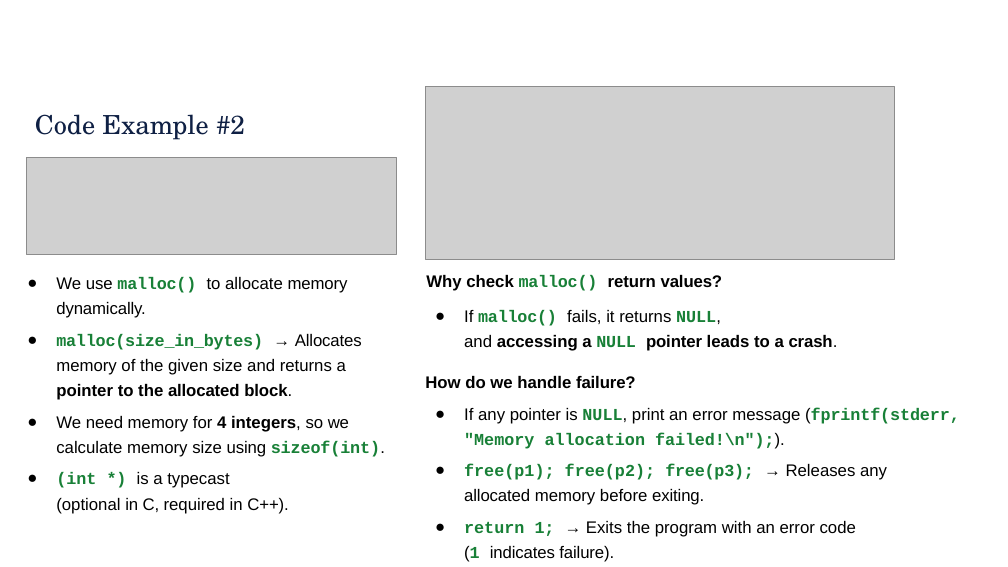
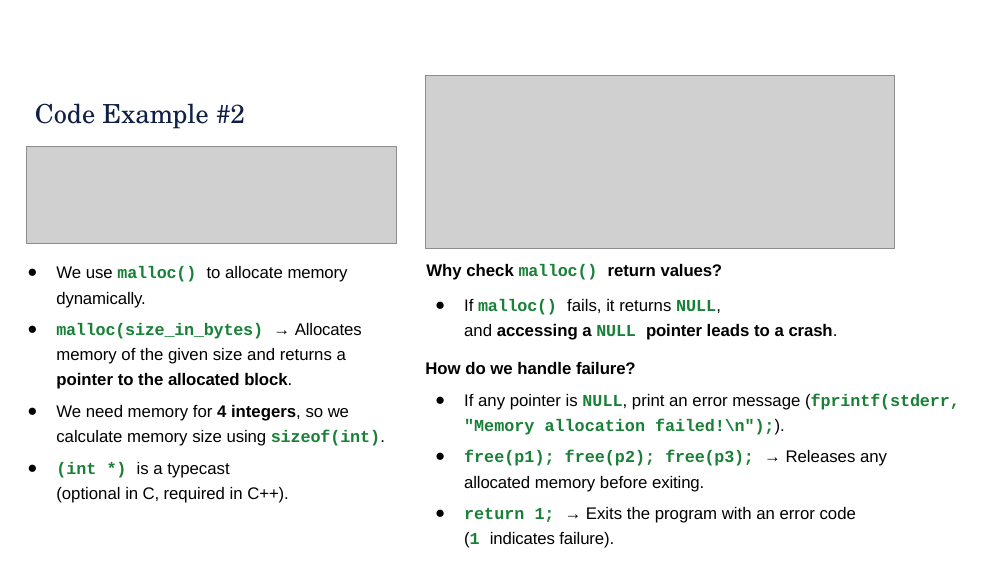
Before and after one commit to rbjohns8/CSC362-Spring-2026, a slide deck: slide 8 of Lecture Slides/06 - Dynamic Memory Allocation.pptx. Drawn at 1008x567 pixels with LibreOffice and Linux fonts; fonts in the diff are those of the drawing; grey boxes stand for pictures; background and template pictures are left out. Boxes give left, top, right and bottom in pixels: in the first picture for what was removed or moved away, otherwise in the second. Text is boxed around its words. In the diff, an @@ line names an element or a change of style, - is before the commit and + after.

```diff
--- a/Lecture Slides/06 - Dynamic Memory Allocation.pptx
+++ b/Lecture Slides/06 - Dynamic Memory Allocation.pptx
@@ 2 pictures, 2 texts, 1 title moved together from (x1=26, y1=86, x2=960, y2=562) to (x1=26, y1=76, x2=960, y2=548) @@
@@ text at (x1=464, y1=299, x2=838, y2=340): less space between paragraphs @@
```
Also in this commit, not shown: 1 other slide changed, 2 other files.
